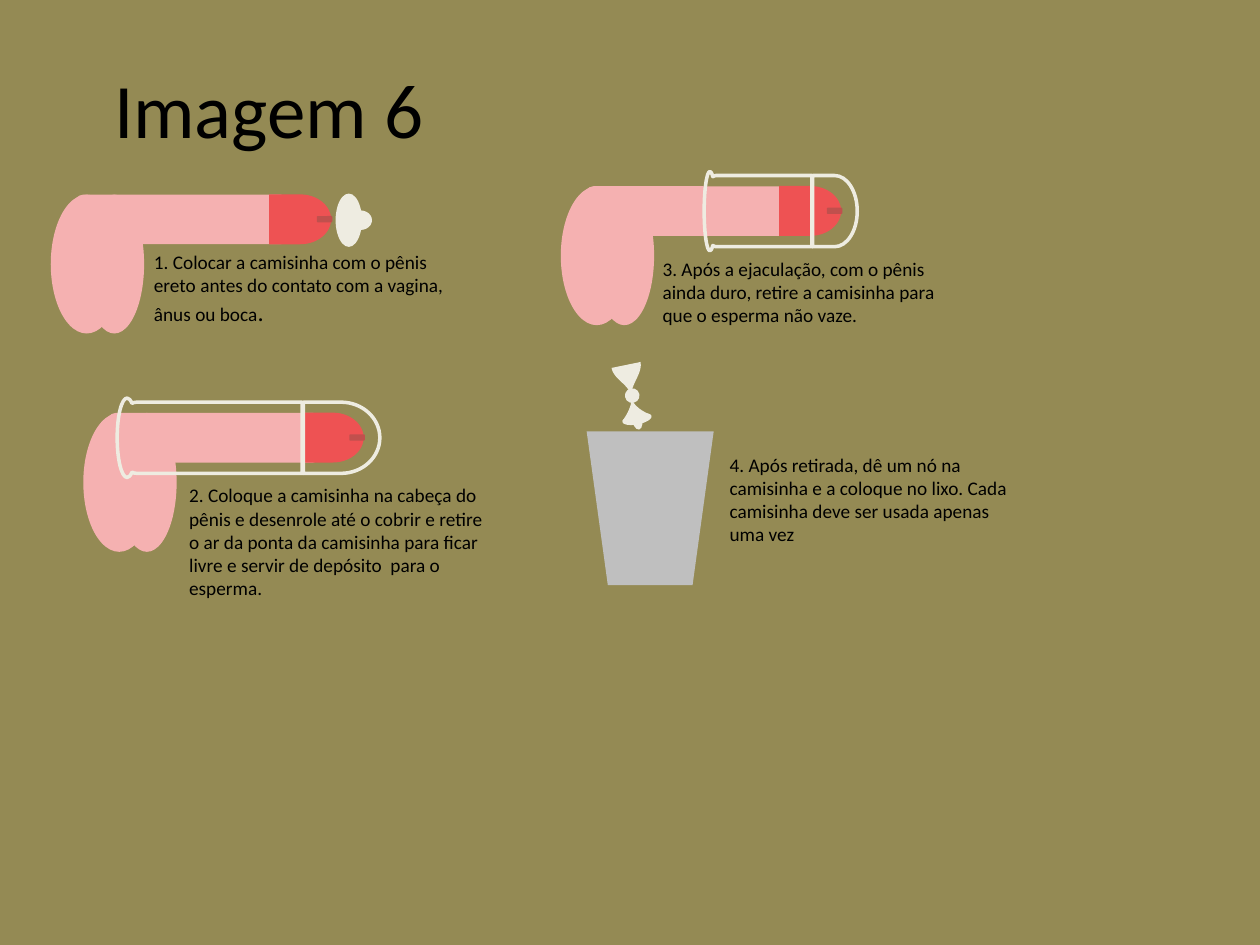
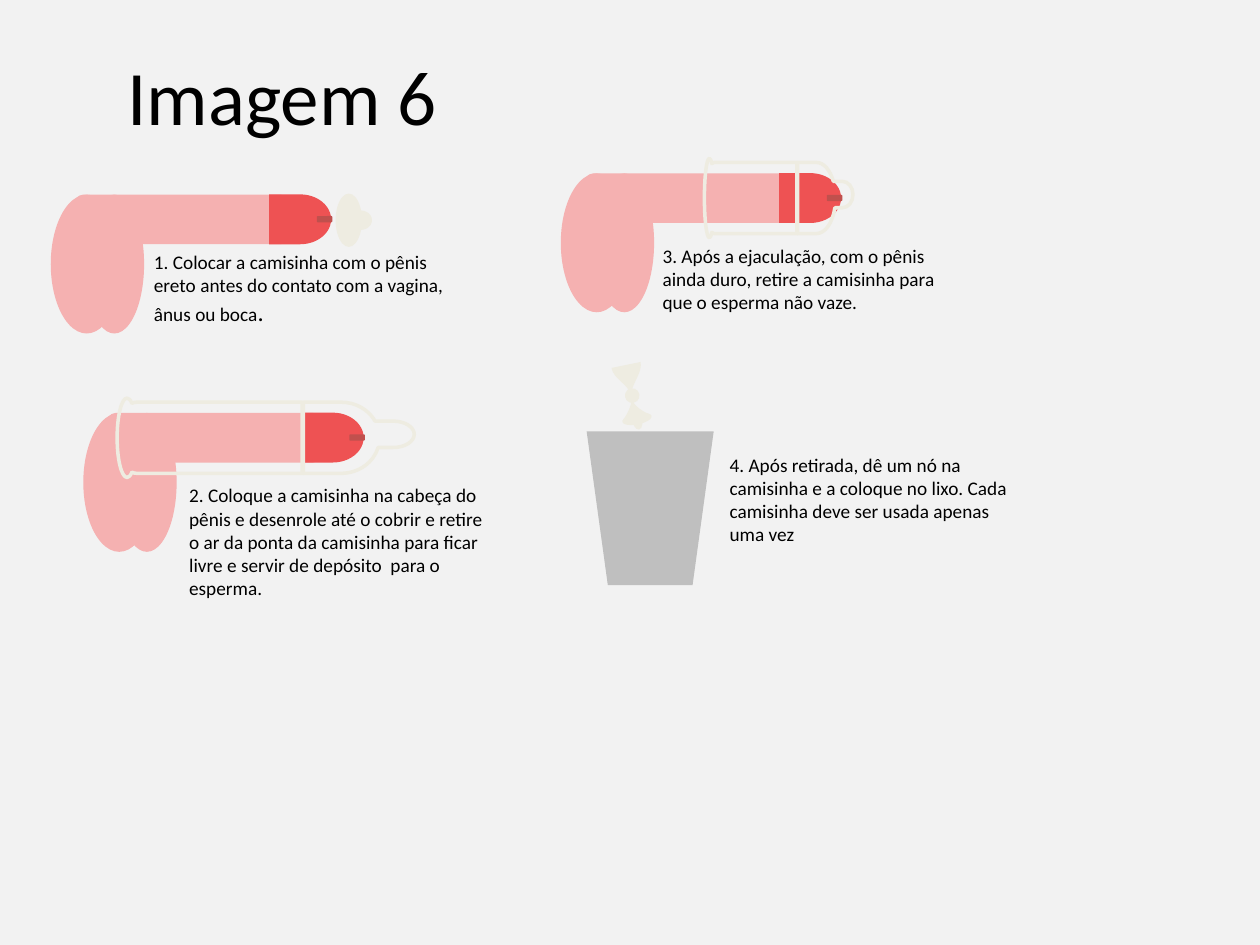
Before and after one commit to gustavogitzel/Discussex, a slide deck: slide 6 of Rascunhos/Imagens PrevContracep.pptx. Drawn at 1260x945 pixels with LibreOffice and Linux fonts; fonts in the diff are those of the drawing. Boxes give left, top, right and bottom in pixels: in the first picture for what was removed or moved away, otherwise in the second. Text is boxed around its words. In the diff, an @@ line names an element or a change of style, - is before the commit and + after.

```diff
--- a/Rascunhos/Imagens PrevContracep.pptx
+++ b/Rascunhos/Imagens PrevContracep.pptx
@@ background #948A54 to #F2F2F2 @@
@@ title "Imagem 6": place and size @@
-title "Imagem 6" at box(114, 86, 423, 151)
+title "Imagem 6" at box(128, 73, 437, 139)
@@ 2 ellipses, 1 rounded rectangle: place and size @@
-2 ellipses, 1 rounded rectangle at box(561, 186, 799, 325)
+2 ellipses, 1 rounded rectangle at box(561, 174, 799, 312)
@@ freeform shape: place and size @@
-freeform shape at box(704, 171, 858, 251)
+freeform shape at box(704, 159, 853, 238)
@@ 1 text, 1 rounded rectangle, 1 flow chart delay: place and size @@
-1 text, 1 rounded rectangle, 1 flow chart delay at box(663, 186, 934, 325)
+1 text, 1 rounded rectangle, 1 flow chart delay at box(663, 173, 934, 312)
@@ freeform shape: place and size @@
-freeform shape at box(117, 398, 379, 478)
+freeform shape at box(117, 398, 415, 478)
```
Also in this commit, not shown: 6 other slides changed, 4 slides added, 1 slide removed.
